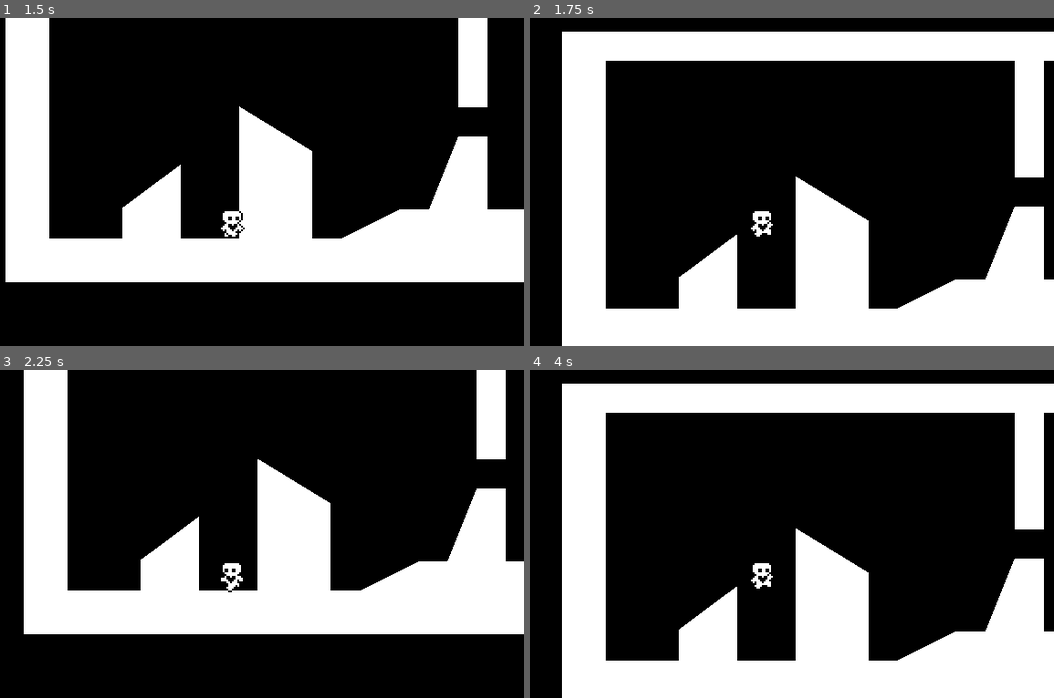
Above: before the commit, frames 1-4 (two rows, left to right).
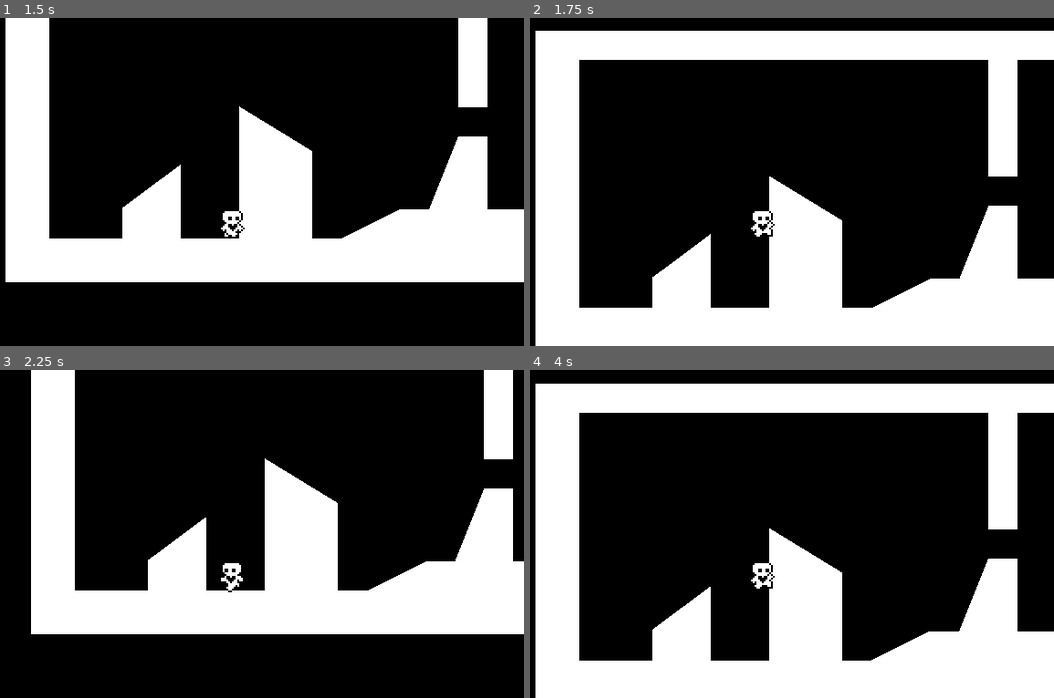
Above: after the commit, the same moments.

Repository: Jordla/HeartPlatformer-Godot-4-Tutorial
Game: Godot game, scene res://world.tscn
The game is run twice, just before and just after one commit, with the same random seed, the same clock (stepped at 60 frames per second) and the same inputs.
Inputs:
- Up to frame 1 (1.5 s): tap Enter (ui_accept) at 0.5, 0.77 s; hold Right (ui_right) from 0.53 s (still down)
- Up to frame 2 (1.75 s): keep holding Right (ui_right); tap Enter (ui_accept) at 1.52 s
- Up to frame 3 (2.25 s): release Right (ui_right) at 2.03 s; hold Left (ui_left) from 2.03 s (still down)
- Up to frame 4 (4 s): release Left (ui_left) at 2.78 s; hold Right (ui_right) from 2.78 s (still down); tap Enter (ui_accept) at 3.02, 3.77 s

Frame 1 is identical in both runs. In frame 2, 21% of the frame differs, in the area x 1-100%, y 3-100%; in frame 3, 5.3%; in frame 4, 21%.

Commit message:
Fix issue where walking into a corner and jumping triggered a wall jump - Finished tutorial video P4

Diff:
--- a/player.gd
+++ b/player.gd
@@ -37,7 +37,7 @@
 		velocity.y += gravity *  movement_data.gravity_scale * delta # Apply fraction of gravity per tick, delta > 1, then velocity.y is increased to catchup on time gap
 
 func handle_wall_jump():
-	if not is_on_wall(): return
+	if not is_on_wall_only(): return # New function in Godot 4
 	var wall_normal = get_wall_normal() # Detects if collided with wall and returns a normal (orthogonal vector pointing away from wall) - vector2D
 	if Input.is_action_just_pressed("ui_accept"):
 		velocity.x = wall_normal.x * movement_data.speed # Horizontal velocity is need to "push" off the wall in the opposite direction
